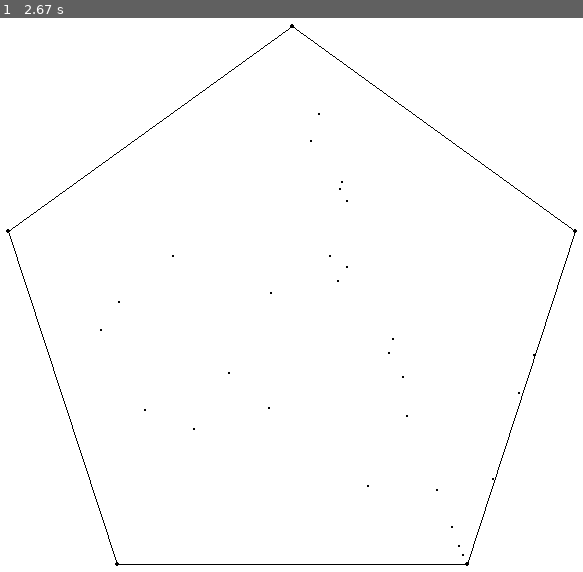
Above: before the commit, frame 1.
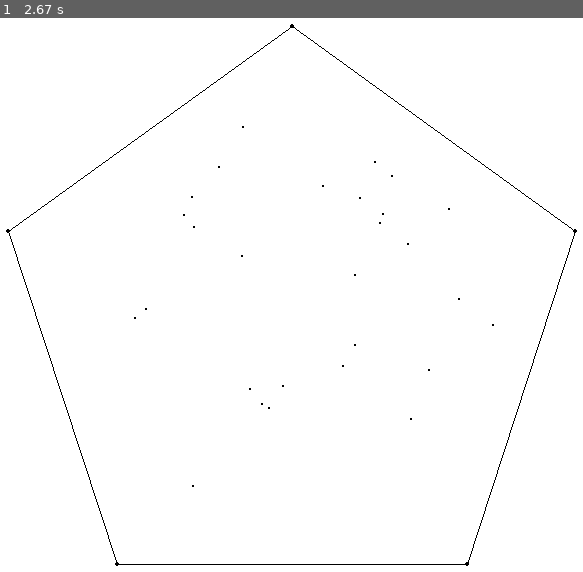
Above: after the commit, the same moment.

Repository: ReDedrik/sierpinski_triangle_pygame
Game: pygame game, started from main.py
Same seed, same stepped clock (60 frames per second), same inputs: the game is played once before the commit and once after it.
Inputs:
- Up to frame 1 (2.67 s): no input

The runs differ from the first frame. In frame 1, less than 0.1% of the frame differs, in the area x 17-92%, y 17-98%.

Commit message:
fixed pentagon

Diff:
--- a/main.py
+++ b/main.py
@@ -11,7 +11,7 @@
 ###
 i = 0
 previous_point = -1
-dots = 30000
+dots = 100000
 dotsize = 1
 height, width = 800, 800
 size = (height, width)
@@ -72,6 +72,7 @@
         Endpoint.Line(s_pt1, s_pt2, s_pt4)
         Endpoint.Line(s_pt3, s_pt2, s_pt4)
 
+    @staticmethod
     def pentagon(length):
         center_of_screen = (width / 2, height / 2)
         h = (length / 2) / math.cos(54 * math.pi / 180)
@@ -85,6 +86,19 @@
         Endpoint.Line(p_pt4, p_pt5)
         for i in Endpoint.instances:
             i.Dot()
+
+    """
+    @staticmethod
+    def mystery_shape(pt_list_):
+        pt_list = []
+        for i in pt_list_:
+            pt_list.append((i[0], height + -1 * i[1]))
+        for i in pt_list:
+            print(type(i))
+            Endpoint(i)
+        for i in Endpoint.instances:
+            i.Dot()
+    """
 
 ###
 ### function to pick first random point
@@ -113,35 +127,22 @@
     num_list = []
     for i in range(len(Endpoint.instances)):
         num_list.append(i)
-    if len(Endpoint.instances) == 4:
-        num_list.remove(vertex)
-        previous_point = rd.choice(num_list)
-        return previous_point
     if len(Endpoint.instances) == 3:
-        return rd.randint(0, len(Endpoint.instances) - 1)
-    elif len(Endpoint.instances) == 5:
-        if vertex == 0:
-            num_list.remove(1)
-            num_list.remove(4)
-        elif vertex == 1:
-            num_list.remove(2)
-            num_list.remove(0)
-        elif vertex == 2:
-            num_list.remove(1)
-            num_list.remove(3)
-        elif vertex == 3:
-            num_list.remove(2)
-            num_list.remove(4)
-        elif vertex == 4:
-            num_list.remove(0)
-            num_list.remove(3)
+        return rd.choice(num_list)
 
-        return rd.choice(num_list)
+    num_list.remove(vertex)
+    previous_point = rd.choice(num_list)
+    return previous_point
+
+
 
 
 Endpoint.pentagon(350)
 #Endpoint.square(700)
 #Endpoint.equilateral_triangle(600)
+
+
+
 pygame.display.update()
 
 fp = first_point(Endpoint.instances)
